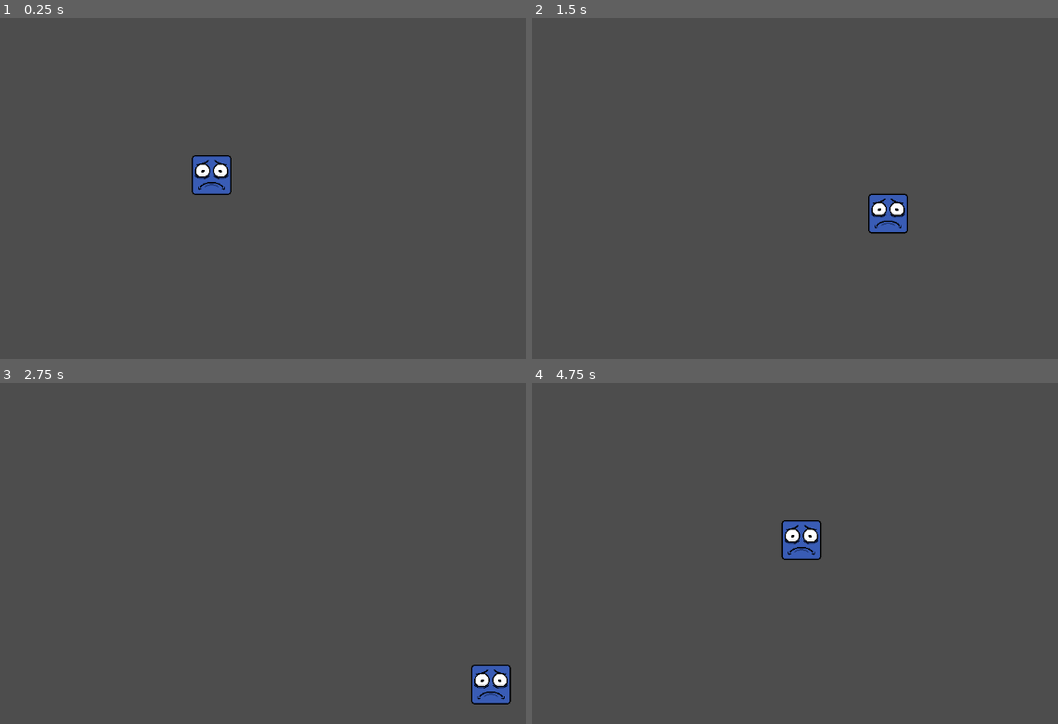
Above: before the commit, frames 1-4 (two rows, left to right).
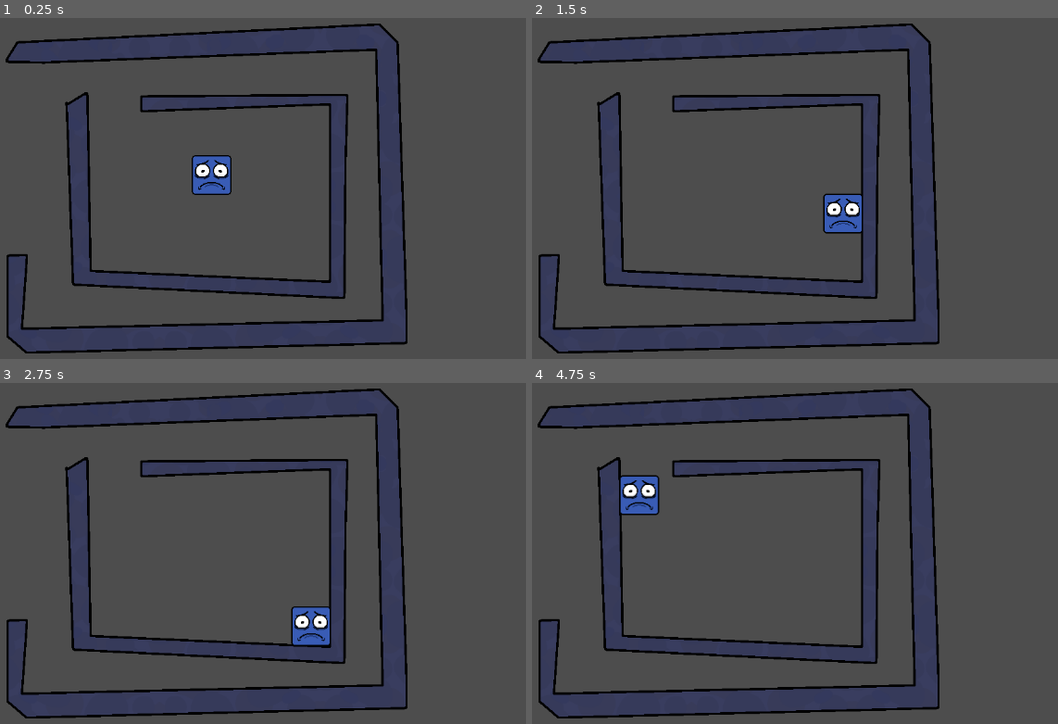
Above: after the commit, the same moments.

Repository: samperk03/InsideOut-Final-
Game: Godot game, scene res://game.tscn
Same seed, same stepped clock (60 frames per second), same inputs: the game is played once before the commit and once after it.
Inputs:
- Up to frame 1 (0.25 s): no input
- Up to frame 2 (1.5 s): tap Enter at 0.5 s; hold D (right) 0.53-1.28 s; hold S (down) from 1.28 s (still down)
- Up to frame 3 (2.75 s): release S (down) at 2.03 s; hold D (right) from 2.03 s (still down)
- Up to frame 4 (4.75 s): release D (right) at 2.78 s; hold W (up) 2.78-3.53 s; hold A (left) from 3.53 s (still down)

The runs differ from the first frame. In frame 1, 6.9% of the frame differs, in the area x 1-78%, y 1-99%; in frame 2, 8.6%; in frame 3, 8.6%; in frame 4, 8.7%.

Commit message:
WALL BUILDER
added thing to help build walls for levels

Diff:
--- /dev/null
+++ b/Assets/Objects/Walls.gd
@@ -0,0 +1,26 @@
+@tool
+extends StaticBody2D
+
+
+# Called when the node enters the scene tree for the first time.
+func _ready() -> void:
+	# It's easier to create a CollisionPolygon2D hitbox on the fly that matches the Polygon2D's points.
+	# When the game starts, this code will run and add a CollisionPolygon2D child to the land.
+	if not Engine.is_editor_hint():
+		var coll := CollisionPolygon2D.new()
+		coll.polygon = $Polygon2D.polygon # Copies the polygon points
+		coll.global_position = $Polygon2D.global_position
+		coll.scale = $Polygon2D.scale
+		add_child(coll)
+
+
+# Called every frame. 'delta' is the elapsed time since the previous frame.
+func _process(delta: float) -> void:
+	# To allow the outline to update whenever we update the polygon in the editor, this code is here.
+	# It'll assign the polygon's points to the outline so it can mimic the shape of the polygon.
+	if Engine.is_editor_hint():
+		$Line2D.global_position = $Polygon2D.global_position
+		$Line2D.scale = $Polygon2D.scale
+		var points := PackedVector2Array($Polygon2D.polygon)
+		points.append($Polygon2D.polygon[0]) # We want to complete the outline so we add the first point to the end
+		$Line2D.points = points
--- /dev/null
+++ b/Assets/Objects/wall.tscn
@@ -0,0 +1,23 @@
+[gd_scene load_steps=4 format=3 uid="uid://bn802loastx2d"]
+
+[ext_resource type="Script" path="res://Assets/Objects/Walls.gd" id="1_85r72"]
+[ext_resource type="Texture2D" uid="uid://bdpowge4ymx45" path="res://Assets/Images/line wall.png" id="2_nsa3w"]
+[ext_resource type="Texture2D" uid="uid://pc4thoviej0k" path="res://Assets/Images/wall.png" id="2_o6ans"]
+
+[node name="Wall" type="StaticBody2D"]
+script = ExtResource("1_85r72")
+
+[node name="Polygon2D" type="Polygon2D" parent="."]
+texture_repeat = 3
+position = Vector2(155, 8)
+texture = ExtResource("2_o6ans")
+texture_scale = Vector2(2, 2)
+polygon = PackedVector2Array(256, 156, 156, 362, 413, 443, 600, 407, 591, 233, 472, 148, 243, 128)
+
+[node name="Line2D" type="Line2D" parent="."]
+position = Vector2(155, 8)
+points = PackedVector2Array(256, 156, 156, 362, 413, 443, 600, 407, 591, 233, 472, 148, 243, 128, 256, 156)
+texture = ExtResource("2_nsa3w")
+texture_mode = 1
+joint_mode = 2
+begin_cap_mode = 2
--- a/game.tscn
+++ b/game.tscn
@@ -1,10 +1,35 @@
-[gd_scene load_steps=4 format=3 uid="uid://dvopj7imel2qo"]
+[gd_scene load_steps=5 format=3 uid="uid://dvopj7imel2qo"]
 
+[ext_resource type="PackedScene" uid="uid://bn802loastx2d" path="res://Assets/Objects/wall.tscn" id="1_ksefw"]
 [ext_resource type="PackedScene" uid="uid://b7i0apn6kf16y" path="res://Player/player.tscn" id="1_mtj1t"]
 [ext_resource type="AudioStream" uid="uid://c6pg33ils1ww0" path="res://Assets/Sounds/MainTheme.wav" id="2_nvdo6"]
 [ext_resource type="AudioStream" uid="uid://cod84jn8k80sh" path="res://Assets/Sounds/Win.wav" id="3_xkbpj"]
 
 [node name="Game" type="Node2D"]
+
+[node name="Map" type="Node2D" parent="."]
+
+[node name="Wall" parent="Map" instance=ExtResource("1_ksefw")]
+
+[node name="Polygon2D" parent="Map/Wall" index="0"]
+position = Vector2(79, 33)
+polygon = PackedVector2Array(-304, -142, -294, 137, 127, 158, 129, -59, 132, -157, -188, -155, -188, -133, 106, -144, 106, 134, -268, 117, -273, -161)
+
+[node name="Line2D" parent="Map/Wall" index="1"]
+position = Vector2(79, 33)
+points = PackedVector2Array(-304, -142, -294, 137, 127, 158, 129, -59, 132, -157, -188, -155, -188, -133, 106, -144, 106, 134, -268, 117, -273, -161, -304, -142)
+metadata/_edit_lock_ = true
+
+[node name="Wall2" parent="Map" instance=ExtResource("1_ksefw")]
+
+[node name="Polygon2D" parent="Map/Wall2" index="0"]
+position = Vector2(419, 131)
+polygon = PackedVector2Array(-679, -307, -162, -327, -152, 96, -715, 109, -707, -6, -736, -5, -736, 120, -707, 145, -116, 130, -116, 90, -130, -337, -158, -365, -721, -337, -739, -308)
+
+[node name="Line2D" parent="Map/Wall2" index="1"]
+position = Vector2(419, 131)
+points = PackedVector2Array(-679, -307, -162, -327, -152, 96, -715, 109, -707, -6, -736, -5, -736, 120, -707, 145, -116, 130, -116, 90, -130, -337, -158, -365, -721, -337, -739, -308, -679, -307)
+metadata/_edit_lock_ = true
 
 [node name="Player" parent="." instance=ExtResource("1_mtj1t")]
 
@@ -18,3 +43,6 @@
 [node name="Win" type="AudioStreamPlayer2D" parent="."]
 stream = ExtResource("3_xkbpj")
 volume_db = 6.17
+
+[editable path="Map/Wall"]
+[editable path="Map/Wall2"]
Binary file added: Assets/Images/line wall.png
Not shown, added: Assets/Images/line wall.png.import
Binary file added: Assets/Images/wall.png
Not shown, added: Assets/Images/wall.png.import
